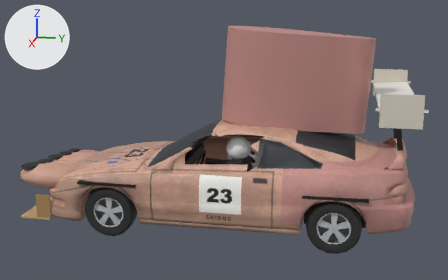
The glTF model public/cars/field/models/23.glb: old version first, new version second.
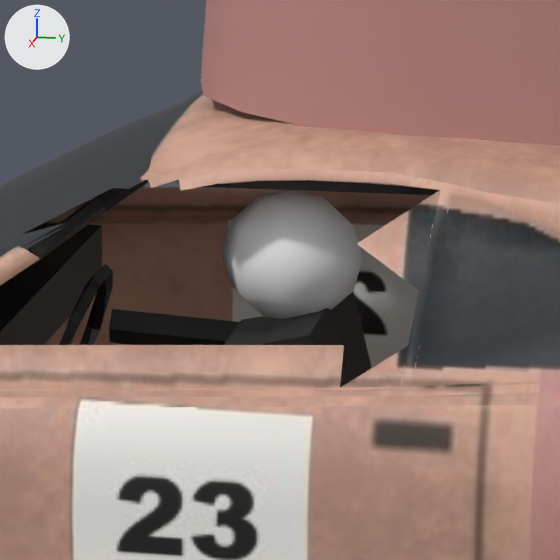
Old and new are each drawn whole from a camera (50 mm lens) standing at (7.22, 1.36, 2.83) and looking at (0.02, -0.08, 1.03) and again close up on the part from 41% to 64% of the width and 36% to 73% of the height. Lighting does not change. The marker at upper left points along +X, +Y and +Z. The older version's two pictures come first. Vertices at exactly the same position are counted once.

Names of what the first close-up shows: 'body'.
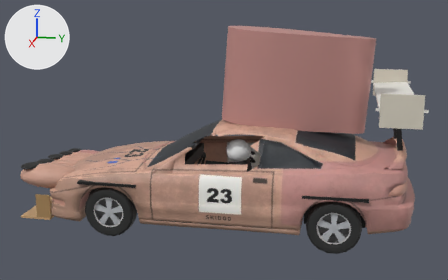
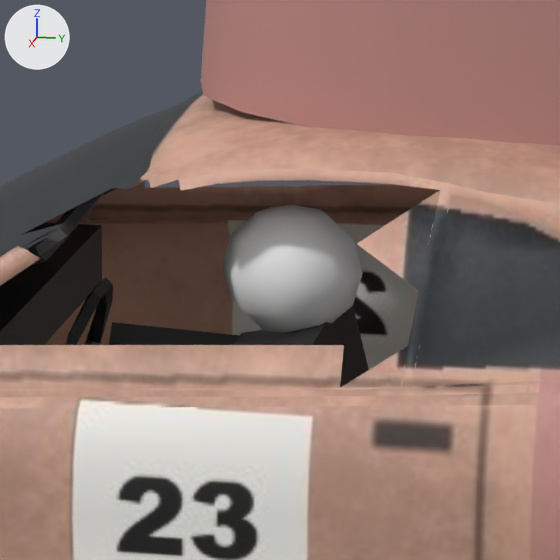
Pixel boxes (x1, y1, x2, y2) of what changed, in the close-ups (560 x 560 px; the box of a moved part takes in the faces that stretch with it):
part 1 of me_body_mesh, moved or reshaped: before (263, 292, 372, 387); after (271, 306, 369, 387)
part 2 of me_body_mesh, moved or reshaped: before (224, 316, 279, 345); after (233, 330, 279, 345)
part 3 of me_body_mesh, moved or reshaped: before (109, 309, 245, 345); after (109, 322, 242, 345)
part 4 of me_body_mesh, moved or reshaped: before (59, 264, 113, 345); after (65, 277, 113, 345)
part 5 of me_body_mesh, moved or reshaped: before (222, 191, 363, 319); after (222, 205, 363, 333)
part 6 of me_body_mesh, cut back (mostly hidden afterwards): before (26, 180, 439, 265); after (26, 188, 439, 265)

Diff of the bpy script that builds the scene:
```diff
--- a/public/cars/field/models/23.glb.py
+++ b/public/cars/field/models/23.glb.py
@@ me_body_mesh @@
 # used by ob_body; location = (0.0, 0.0, 0.0)
-me_body_mesh.from_pydata(...)  # 4715 vertices, 8854 faces; spans x -0.99..0.99, y -2.56..2.17, z 0.1..2.39
+me_body_mesh.from_pydata(...)  # 4760 vertices, 8944 faces; spans x -0.99..0.99, y -2.56..2.17, z 0.1..2.39
+# me_body_mesh part 1: the loose piece of 8 vertices spanning x 0.11..0.61, y 0.14..0.39, z 0.28..0.92 is moved by (0.0, 0.0, -0.03)
+# me_body_mesh part 2: the loose piece of 8 vertices spanning x 0.18..0.54, y 0.01..0.32, z 0.3..0.87 is moved by (0.0, 0.0, -0.03)
+# me_body_mesh part 3: the loose piece of 10 vertices spanning x 0.16..0.26, y -0.27..0.17, z 0.74..0.85 is moved by (0.0, 0.0, -0.03)
+# me_body_mesh part 4: the loose piece of 40 vertices spanning x 0.16..0.56, y -0.39..-0.24, z 0.61..0.97 is moved by (0.0, 0.0, -0.03)
+# me_body_mesh part 5: the loose piece of 42 vertices spanning x 0.23..0.49, y 0.0..0.31, z 0.88..1.16 is moved by (0.0, 0.0, -0.03)
+# me_body_mesh part 6
+# 14 vertices are removed from x 0.0..0.54, y -0.38..0.51, z 1.02..1.26
+# 66 faces are deleted
+# 3 vertices in x 0.73..0.76, y 0.47..0.51, z 0.8..0.81 move by (0.01, 0.0, -0.05)
+# 3 vertices in x -0.75..-0.72, y 0.47..0.51, z 0.81..0.82 move by (-0.02, 0.0, -0.06)
+# 30 vertices move from x -0.75..0.75, y -0.38..0.51, z 0.79..1.24 to x -0.76..0.76, y -0.38..0.51, z 0.74..1.25
+# 39 vertices are added at x -0.48..0.57, y -0.38..0.51, z 1.02..1.27
+# 5 new vertices lie (0.12, 0.0, 0.18) away from vertices in x -0.5..-0.48, y 0.47..0.51, z 1.2..1.23
+# 126 new faces join them
+# other edits to the shape of me_body_mesh do not show in these pictures
 me_body_mesh.materials.append(mat_car23_livery)
```
